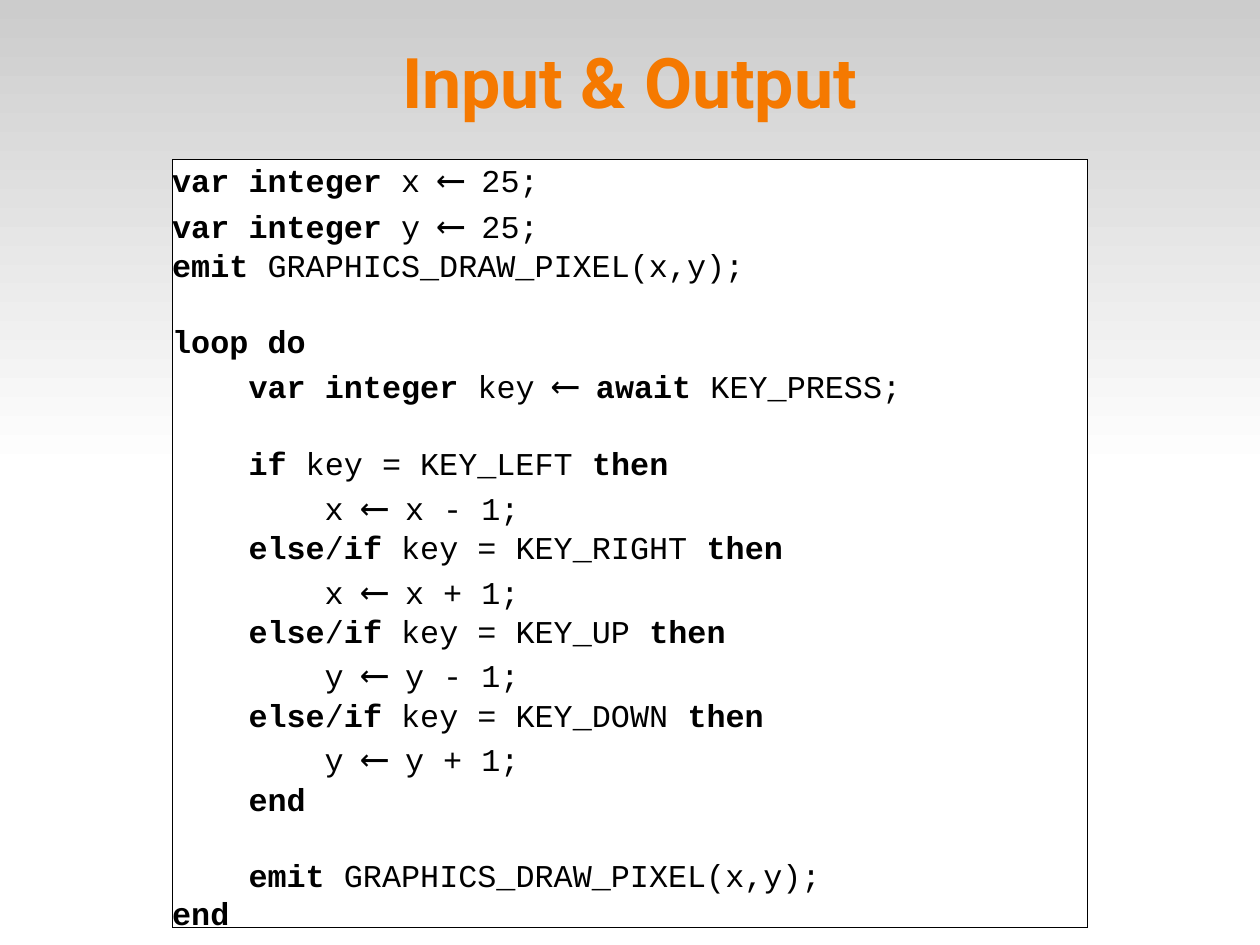
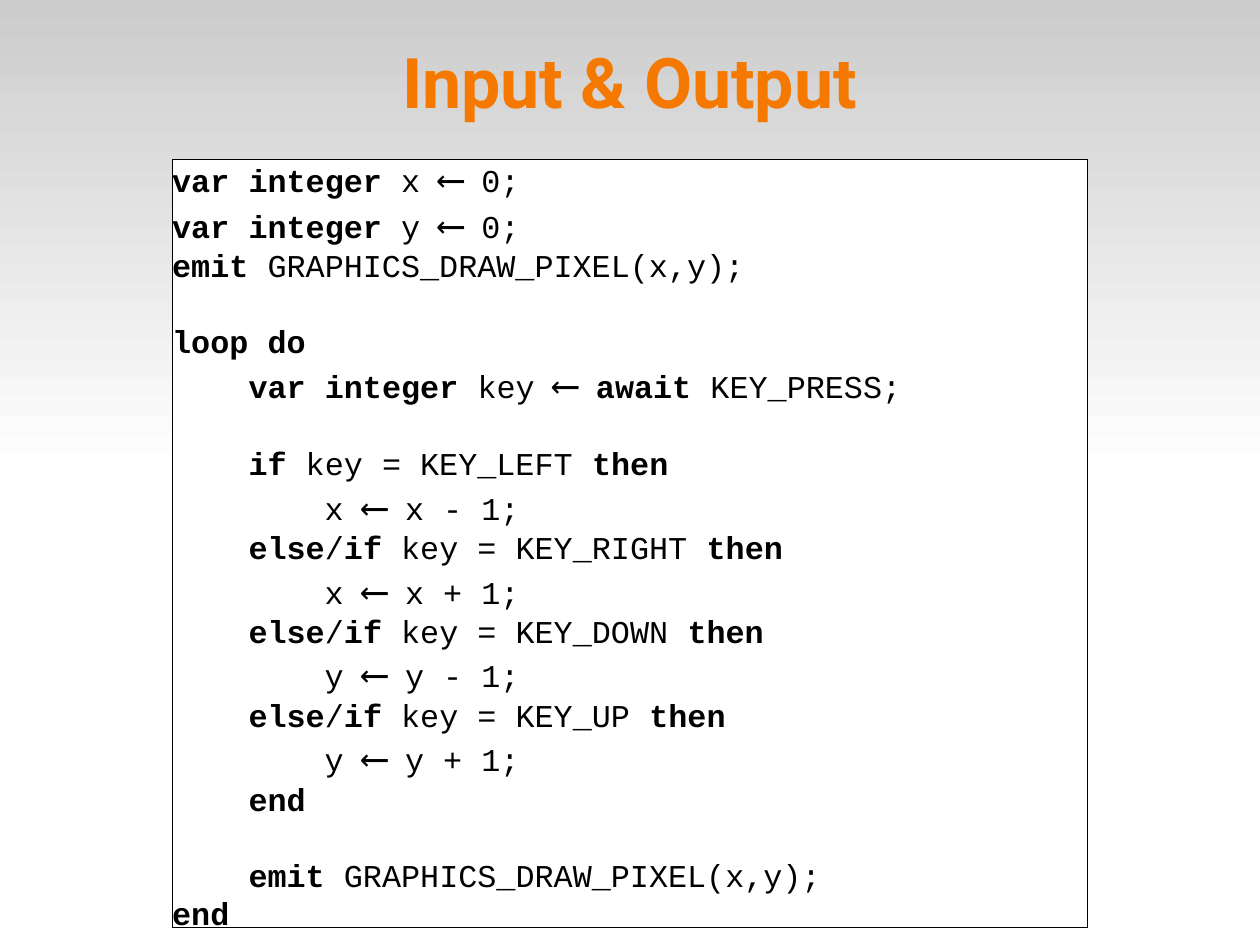
Before and after one commit to fsantanna-no/ceu-docs, a slide deck: slide 7 of pico-ceu.odp (slide 6 before the commit). Drawn at 1260x945 pixels with LibreOffice and Linux fonts; fonts in the diff are those of the drawing. Boxes give left, top, right and bottom in pixels: in the first picture for what was removed or moved away, otherwise in the second. Text is boxed around its words. In the diff, an @@ line names an element or a change of style, - is before the commit and + after.

```diff
--- a/pico-ceu.odp
+++ b/pico-ceu.odp
@@ text in rectangle at [172,169,519,247]: text changed @@
-var integer x ⟵ 25;
-var integer y ⟵ 25;
+var integer x ⟵ 0;
+var integer y ⟵ 0;
@@ text in rectangle at [249,620,764,694]: paragraphs added @@
+else/if key = KEY_DOWN then
+y ⟵ y - 1;
@@ text in rectangle at [249,666,764,734]: paragraphs removed @@
-y ⟵ y - 1;
-else/if key = KEY_DOWN then
```
Also in this commit, not shown: 10 other slides changed, 2 slides added, 11 other files.
